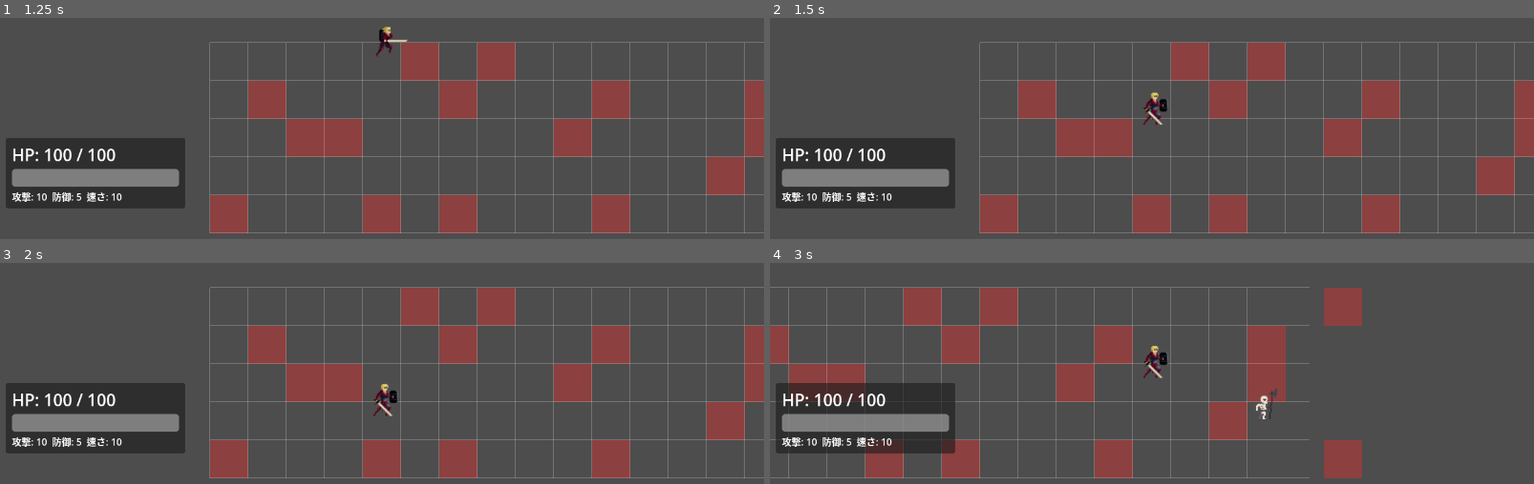
Above: before the commit, frames 1-4 (two rows, left to right).
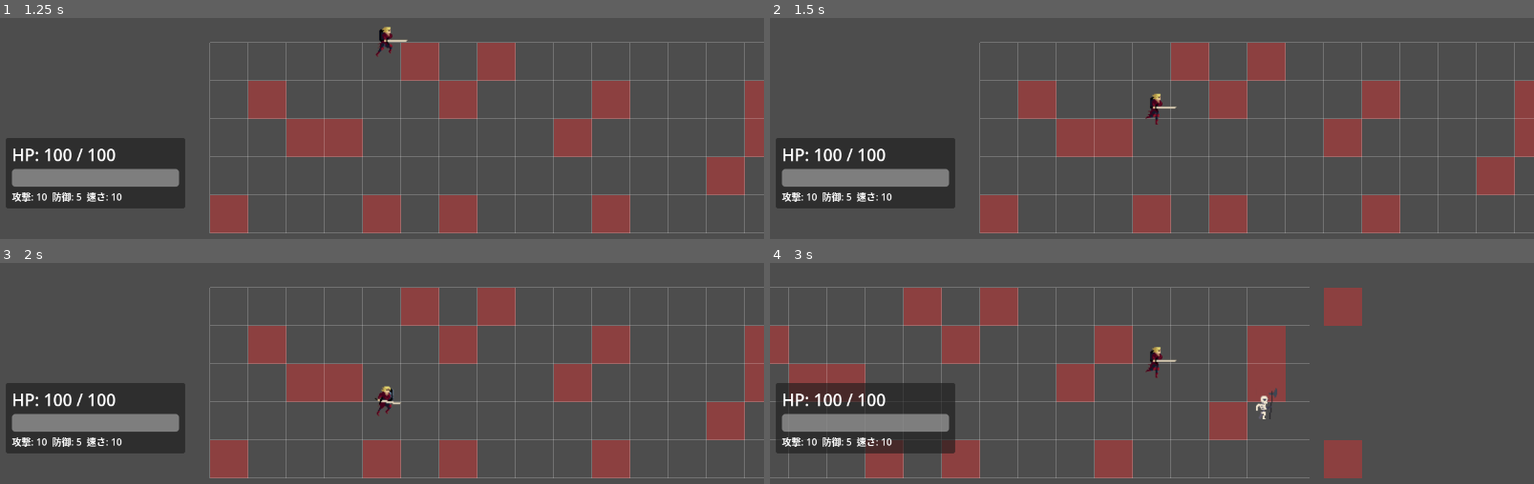
Above: after the commit, the same moments.

Repository: himanushi/godot-test
Game: Godot game, scene res://main.tscn
Two runs of this game, one before a commit and one after it. Both use one fixed random seed, a clock stepped at 60 frames per second and the inputs below.
Inputs:
- Up to frame 1 (1.25 s): tap Enter (ui_accept) at 0.5, 0.77 s; hold Right (ui_right) from 0.53 s (still down); tap M (cast_magic) at 0.6 s
- Up to frame 2 (1.5 s): release Right (ui_right) at 1.28 s; hold Down (ui_down) from 1.28 s (still down); tap Z (wait_turn) at 1.35 s
- Up to frame 3 (2 s): keep holding Down (ui_down); tap Enter (ui_accept) at 1.52 s
- Up to frame 4 (3 s): release Down (ui_down) at 2.03 s; hold Right (ui_right) 2.03-2.78 s; tap M (cast_magic) at 2.1 s; hold Up (ui_up) from 2.78 s (still down); tap Z (wait_turn) at 2.85 s

Frame 1 is identical in both runs. In frame 2, 0.3% of the frame differs, in the area x 48-54%, y 33-49%; in frame 3, 0.3%, in the area x 48-53%, y 54-70%; in frame 4, 0.3%.

Commit message:
fix: player.gd

Diff:
--- a/srpg/characters/player.gd
+++ b/srpg/characters/player.gd
@@ -12,6 +12,7 @@
 var target_position = Vector2.ZERO  # 目標位置
 var is_moving = false
 var move_direction = Vector2i.ZERO  # 現在の移動方向
+var last_horizontal_direction = 1  # 最後の左右方向(1=右, -1=左)
 
 # ステータス
 var max_hp = 100
@@ -130,18 +131,24 @@
 	# 通常移動
 	if Input.is_action_pressed("ui_right"):
 		direction = Vector2i(1, 0)
+		last_horizontal_direction = 1
 		animated_sprite.play("right_run")
 		animated_sprite.flip_h = false
 	elif Input.is_action_pressed("ui_left"):
 		direction = Vector2i(-1, 0)
+		last_horizontal_direction = -1
 		animated_sprite.play("right_run")
 		animated_sprite.flip_h = true
 	elif Input.is_action_pressed("ui_down"):
 		direction = Vector2i(0, 1)
-		animated_sprite.play("idle")
+		# 上下移動時も走りアニメーション、向きは最後の左右を使用
+		animated_sprite.play("right_run")
+		animated_sprite.flip_h = (last_horizontal_direction == -1)
 	elif Input.is_action_pressed("ui_up"):
 		direction = Vector2i(0, -1)
-		animated_sprite.play("idle")
+		# 上下移動時も走りアニメーション、向きは最後の左右を使用
+		animated_sprite.play("right_run")
+		animated_sprite.flip_h = (last_horizontal_direction == -1)
 	else:
 		animated_sprite.play("idle")
 
